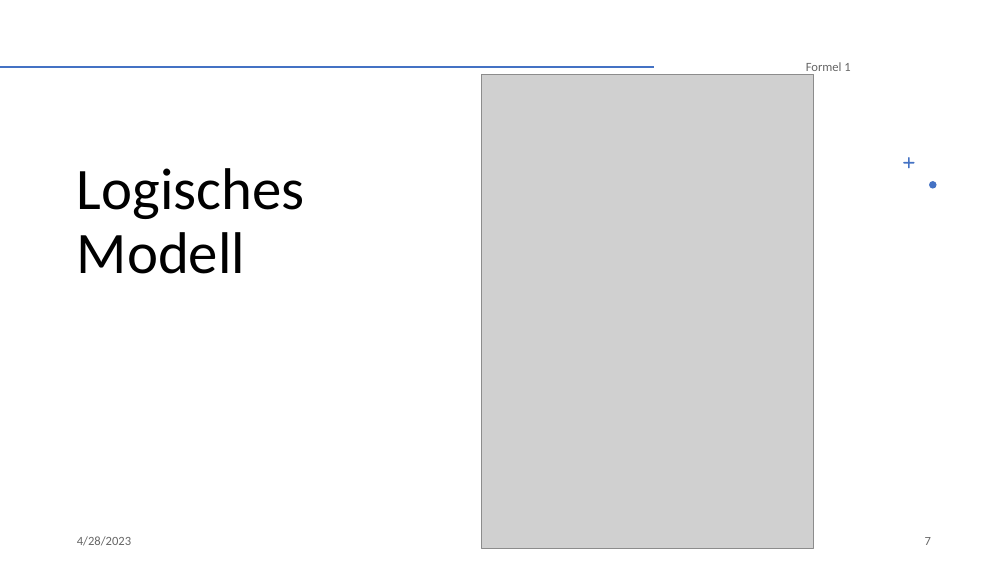
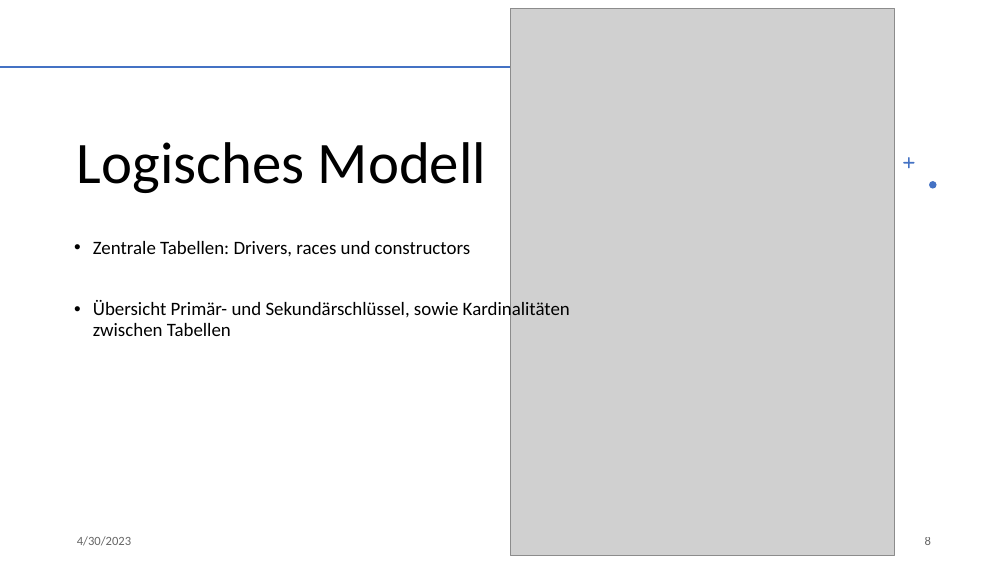
Before and after one commit to NicoHenzel/DataWarehouseWorkshop, a slide deck: slide 8 of Präsentation.pptx (slide 7 before the commit). Drawn at 1008x567 pixels with LibreOffice and Linux fonts; fonts in the diff are those of the drawing; grey boxes stand for pictures. Boxes give left, top, right and bottom in pixels: in the first picture for what was removed or moved away, otherwise in the second. Text is boxed around its words. In the diff, an @@ line names an element or a change of style, - is before the commit and + after.

```diff
--- a/Präsentation.pptx
+++ b/Präsentation.pptx
@@ picture: place and size @@
-picture at bbox=[482, 74, 814, 547]
+picture at bbox=[510, 8, 895, 556]
@@ text removed at bbox=[806, 62, 850, 75] @@
-Formel 1
@@ title "Logisches Modell": place and size @@
-title "Logisches Modell" at bbox=[77, 168, 305, 274]
+title "Logisches Modell" at bbox=[77, 142, 486, 193]
@@ title "Logisches Modell" at bbox=[77, 142, 486, 193]: vertical alignment bottom to top @@
@@ text added at bbox=[93, 241, 570, 336], 18 pt, text #000000 @@
+• Zentrale Tabellen: Drivers, races und constructors
+• Übersicht Primär- und Sekundärschlüssel, sowie Kardinalitäten zwischen Tabellen
@@ text at bbox=[77, 536, 131, 546]: text changed @@
-4/28/2023
+4/30/2023
@@ page number at bbox=[925, 537, 931, 545]: text changed @@
-7
+8
```
Also in this commit, not shown: 14 other slides changed, 1 slide added, 1 other file.
